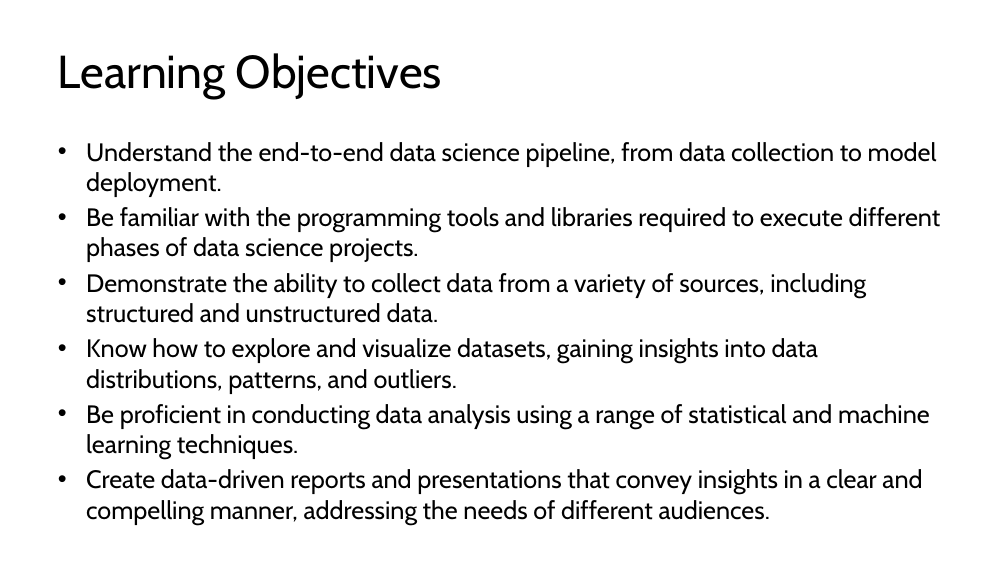
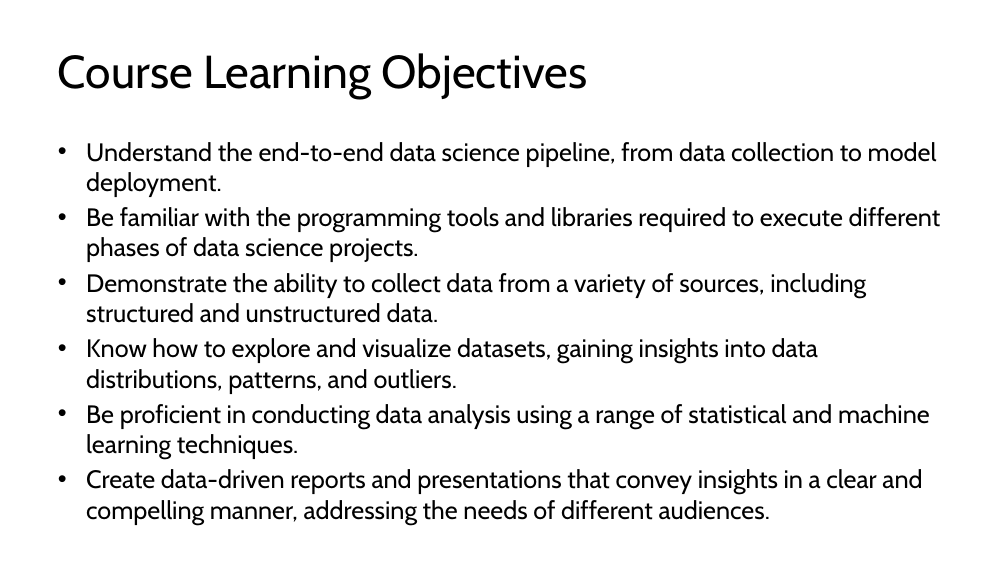
Before and after one commit to kershrita/Data-Science-Roadmap, a slide deck: slide 9 of slides/Session 01 - Introduction to Data Science.pptx (slide 3 before the commit). Drawn at 1008x567 pixels with LibreOffice and Linux fonts; fonts in the diff are those of the drawing. Boxes give left, top, right and bottom in pixels: in the first picture for what was removed or moved away, otherwise in the second. Text is boxed around its words. In the diff, an @@ line names an element or a change of style, - is before the commit and + after.

```diff
--- a/slides/Session 01 - Introduction to Data Science.pptx
+++ b/slides/Session 01 - Introduction to Data Science.pptx
@@ title at (58, 53, 587, 99): text changed @@
-Learning Objectives
+Course Learning Objectives
```
Also in this commit, not shown: 3 other slides changed, 8 slides added, 1 other file.
